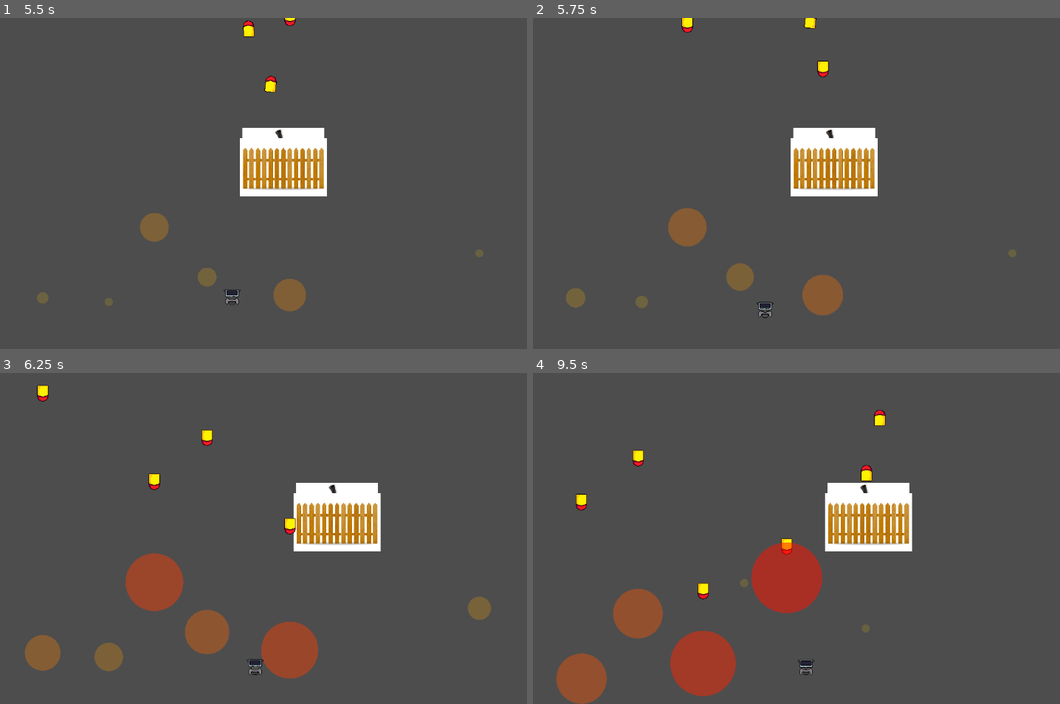
Above: before the commit, frames 1-4 (two rows, left to right).
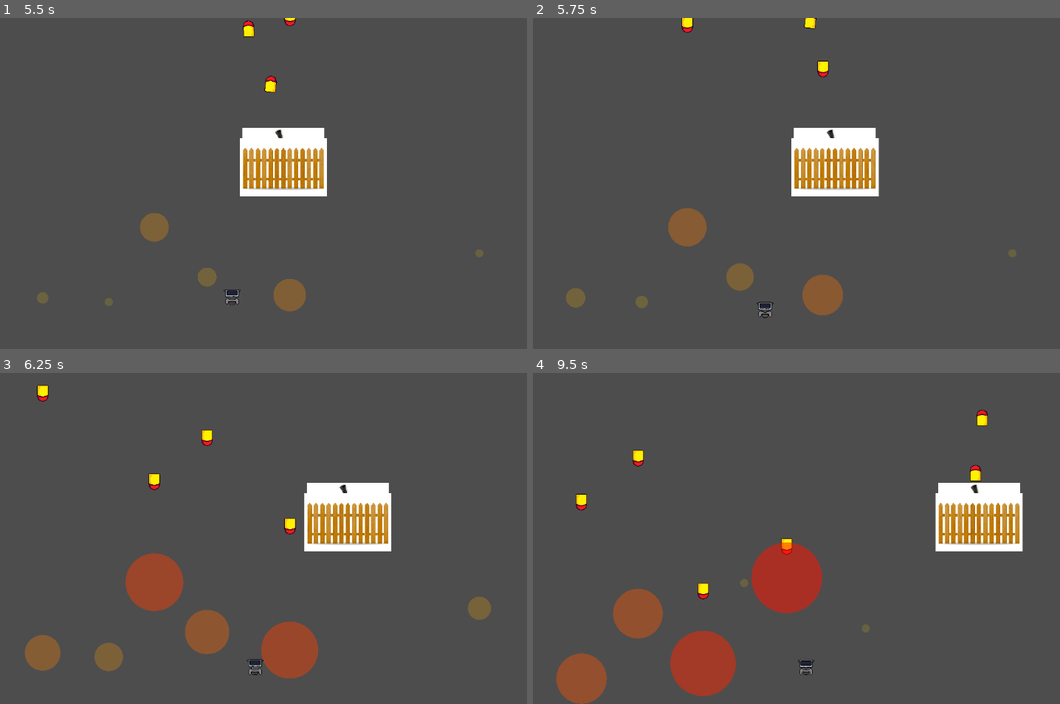
Above: after the commit, the same moments.

Repository: TheBlob35/Clanker-game
Game: Godot game, scene res://Boss Fights/Fight 1/Fight1.tscn
Two runs of this game, one before a commit and one after it. Both use one fixed random seed, a clock stepped at 60 frames per second and the inputs below. This scene is started directly instead of the project's main scene.
Inputs:
- Up to frame 1 (5.5 s): tap Enter at 0.5 s; hold D (Right) 0.53-1.28 s; hold S (Down) 1.28-2.03 s; hold D (Right) 2.03-2.78 s; hold W (Up) 2.78-3.53 s; hold A (Left) 3.53-5.03 s; hold S (Down) from 5.03 s (still down)
- Up to frame 2 (5.75 s): keep holding S (Down)
- Up to frame 3 (6.25 s): release S (Down) at 5.78 s; hold D (Right) from 5.78 s (still down)
- Up to frame 4 (9.5 s): release D (Right) at 6.53 s; hold W (Up) 6.53-7.28 s; hold D (Right) 7.28-8.03 s; hold S (Down) 8.03-8.78 s; hold A (Left) from 8.78 s (still down)

Frame 1 is identical in both runs. In frame 2, 0.9% of the frame differs, in the area x 48-66%, y 33-54%; in frame 3, 2.2%; in frame 4, 7.2%, in the area x 55-93%, y 11-54%.

Commit message:
Phase 3 sweep logic, fix sweep counter, mortar/movement tuning
- Fix _sweeps increment to only trigger on arrival at center
- Fix _sweeps initializing to 0
- Phase 3 RELOADING state added, sweeps reset on new cycle
- Movement speed and acceleration tuning across phases

Co-Authored-By: Claude Sonnet 4.6 <noreply@anthropic.com>

Diff:
--- a/clanker-game/Bosses/Boss 1/boss.gd
+++ b/clanker-game/Bosses/Boss 1/boss.gd
@@ -6,7 +6,8 @@
 const PHASE_TWO_THRESHOLD = 0.66
 const PHASE_THREE_THRESHOLD = 0.3
 
-const MOVE_SPEED = 140.0
+const MOVE_SPEED_2 = 140.0
+const MOVE_SPEED_3 = 200.0
 const ACCELERATION = 90.0
 const GATLING_RATE = 2.5
 const GATLING_BURST = 30
@@ -14,15 +15,18 @@
 const MORTAR_BURST_DELAY = 0.2
 const MORTAR_INTERVAL = 1.2
 const MORTAR_RELOAD = 4.0
+const TARGET_SWEEPS_2 = 1
+const TARGET_SWEEPS_3 = 3
 
 var max_hp = 600
 var current_hp = 600
-var current_phase = Phase.TWO
+var current_phase = Phase.THREE
 var invulnerable = false
 var initial_y: float
 var initial_x: float
 
 var player: CharacterBody2D = null
+
 var _gatling_timer := 0.0
 var _gatling_burst_count := 0
 var _mortar_timer := 0.0
@@ -31,6 +35,7 @@
 var _move_state = MoveState.RELOADING
 var _sweep_dir := 1
 var _sweep_time := 0.0
+var _sweeps := 0
 var _sweep_elapsed := 0.0
 var _reload_elapsed := 0.0
 
@@ -98,7 +103,7 @@
 
 		MoveState.SWEEP_A:
 			_set_shield(true)
-			velocity.x = move_toward(velocity.x, _sweep_dir * MOVE_SPEED, ACCELERATION * delta)
+			velocity.x = move_toward(velocity.x, _sweep_dir * MOVE_SPEED_3, ACCELERATION * delta)
 			move_and_slide()
 			_fire_mortar(delta)
 			_sweep_elapsed += delta
@@ -109,7 +114,7 @@
 
 		MoveState.SWEEP_B:
 			_set_shield(true)
-			velocity.x = move_toward(velocity.x, _sweep_dir * MOVE_SPEED, ACCELERATION * delta)
+			velocity.x = move_toward(velocity.x, _sweep_dir * MOVE_SPEED_3, ACCELERATION * delta)
 			move_and_slide()
 			_fire_mortar(delta)
 			_sweep_elapsed += delta
@@ -120,21 +125,68 @@
 		MoveState.CENTERING:
 			_set_shield(true)
 			var dist = initial_x - global_position.x
-			if abs(dist) < 6.0:
+			if abs(dist) < 1.0:
 				global_position.x = initial_x
 				velocity.x = 0.0
 				_reload_elapsed = 0.0
-				_move_state = MoveState.RELOADING
+				_sweeps += 1
+				if _sweeps >= TARGET_SWEEPS_2:
+					_move_state = MoveState.RELOADING
+				else:
+					_move_state = MoveState.SWEEP_A
 			else:
-				velocity.x = move_toward(velocity.x, sign(dist) * MOVE_SPEED, ACCELERATION * delta)
+				velocity.x = move_toward(velocity.x, sign(dist) * MOVE_SPEED_3, ACCELERATION * delta)
 				move_and_slide()
 
 func _phase_three(delta):
-	# TODO: movement (faster sweeps?)
-	# TODO: attack pattern
 	match _move_state:
-		pass
-	pass
+		MoveState.RELOADING:
+			_set_shield(false)
+			velocity.x = move_toward(velocity.x, 0.0, ACCELERATION * delta)
+			move_and_slide()
+			if abs(velocity.x) < 1.0:
+				_reload_elapsed += delta
+				if _reload_elapsed >= MORTAR_RELOAD:
+					_sweeps = 0
+					_start_sweep()
+
+		MoveState.SWEEP_A:
+			_set_shield(true)
+			velocity.x = move_toward(velocity.x, _sweep_dir * MOVE_SPEED_3, ACCELERATION * delta)
+			move_and_slide()
+			_fire_mortar(delta)
+			_sweep_elapsed += delta
+			if _sweep_elapsed >= _sweep_time:
+				_sweep_elapsed = 0.0
+				_sweep_dir *= -1
+				_move_state = MoveState.SWEEP_B
+
+		MoveState.SWEEP_B:
+			_set_shield(true)
+			velocity.x = move_toward(velocity.x, _sweep_dir * MOVE_SPEED_3, ACCELERATION * delta)
+			move_and_slide()
+			_fire_mortar(delta)
+			_sweep_elapsed += delta
+			if _sweep_elapsed >= _sweep_time * 2.0:
+				_sweep_elapsed = 0.0
+				_move_state = MoveState.CENTERING
+
+		MoveState.CENTERING:
+			_set_shield(true)
+			var dist = initial_x - global_position.x
+			if abs(dist) < 1.0:
+				global_position.x = initial_x
+				velocity.x = 0.0
+				_reload_elapsed = 0.0
+				_sweeps += 1
+				if _sweeps >= TARGET_SWEEPS_3:
+					_move_state = MoveState.RELOADING
+				else:
+					_move_state = MoveState.SWEEP_A
+			else:
+				velocity.x = move_toward(velocity.x, sign(dist) * MOVE_SPEED_3, ACCELERATION * delta)
+				_fire_mortar(delta)
+				move_and_slide()
 
 
 func _start_sweep():
